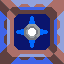
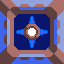
Two versions of the same layered image (64px x 64px). Layer-by-layer changes:
painted on "被粘贴的图层 #1" over [24,24,40,40]
removed group "图层组 #1" (4 layers) over [19,19,45,45]
moved "被粘贴的图层 #2" out of group "图层组 #1", painted on it over [19,19,45,45]
renamed "被粘贴的图层 #5" to "图层 副本 #1", hid it, moved it out of group "图层组 #1", painted on it over [19,19,45,45]
